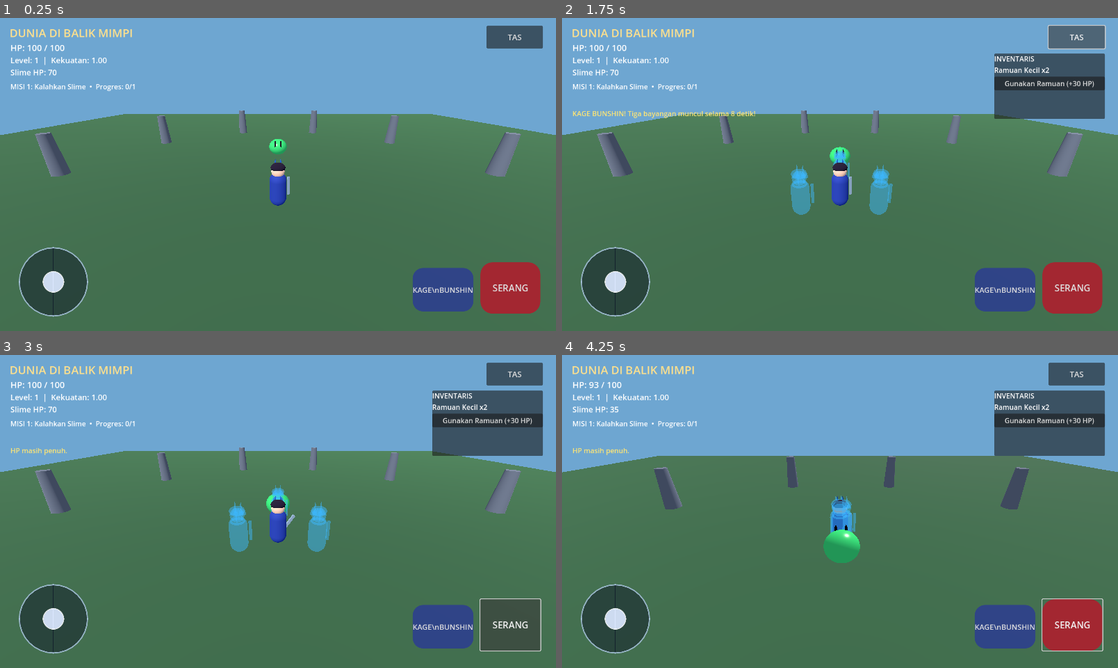
Above: before the commit, frames 1-4 (two rows, left to right).
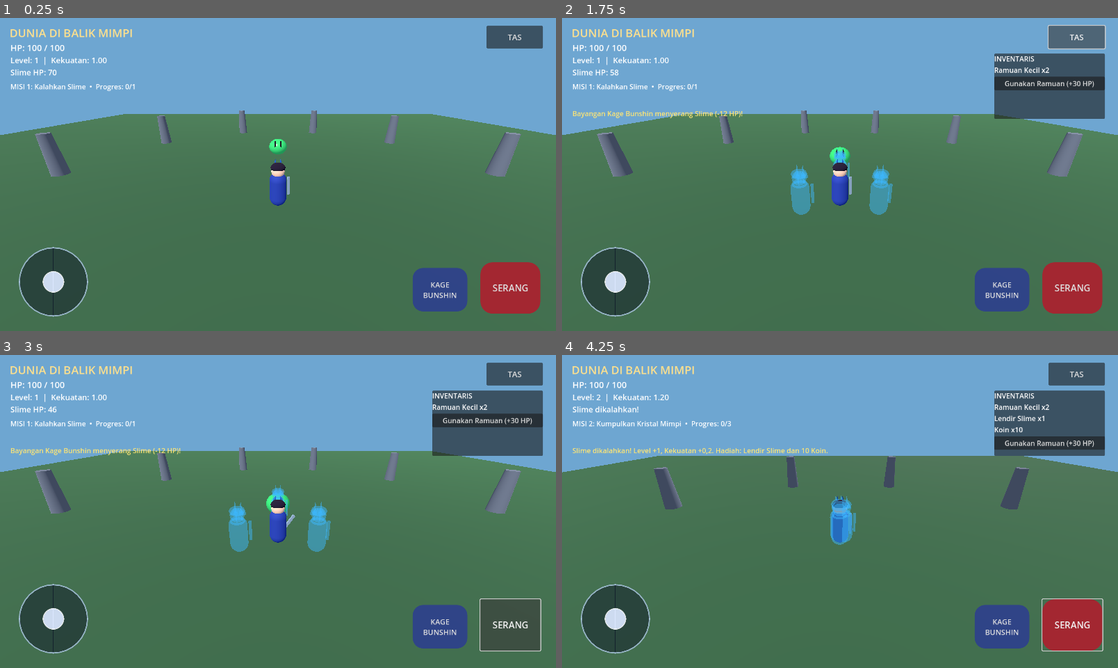
Above: after the commit, the same moments.

Repository: anjingsayang80-ui/Dunia-di-Balik-Mimpi
Game: Godot game, scene res://scenes/main.tscn
Two runs of this game, one before a commit and one after it. Both use one fixed random seed, a clock stepped at 60 frames per second and the inputs below.
Inputs (mouse positions are in pixels of both pictures, inside the frame that each line leads up to):
- Up to frame 1 (0.25 s): no input
- Up to frame 2 (1.75 s): click "KAGE\nBUNSHIN" (after the commit: "KAGE BUNSHIN") at 0.5 s; click "TAS" at 1.25 s
- Up to frame 3 (3 s): click "Gunakan Ramuan (+30 HP)" at 2 s; click "SERANG" at 2.75 s
- Up to frame 4 (4.25 s): tap Enter at 3.5 s; move the mouse to (962, 495) at 3.52 s; hold Right (ui_right) from 3.53 s (still down); click (962, 495) at 3.67 s

The runs differ from the first frame. In frame 1, 0.3% of the frame differs, in the area x 74-86%, y 79-94%; in frame 2, 0.7%; in frame 3, 0.6%; in frame 4, 3.4%, in the area x 1-98%, y 8-94%.

Commit message:
Make Kage Bunshin clones attack nearby enemies

Diff:
--- a/android-game/scripts/main.gd
+++ b/android-game/scripts/main.gd
@@ -14,6 +14,7 @@
 var attack_button: Button
 var clone_button: Button
 var shadow_clones: Array[Node3D] = []
+var clone_attack_timers: Array[float] = []
 var clone_time_left := 0.0
 var hp_text: Label
 var stats_text: Label
@@ -329,6 +330,7 @@
         shadow.position = hero.global_position + offsets[i]
         shadow.rotation = hero.rotation
         shadow_clones.append(shadow)
+        clone_attack_timers.append(0.0)
     game_state.last_notice = "KAGE BUNSHIN! Tiga bayangan muncul selama 8 detik!"
 
 func _make_shadow_material() -> StandardMaterial3D:
@@ -346,6 +348,7 @@
         if is_instance_valid(shadow):
             shadow.queue_free()
     shadow_clones.clear()
+    clone_attack_timers.clear()
 
 func _toggle_inventory() -> void:
     inventory_panel.visible = not inventory_panel.visible
@@ -422,6 +425,33 @@
     camera_node.rotation.y -= delta.x * 0.006
     camera_node.rotation.x = clampf(camera_node.rotation.x - delta.y * 0.004, deg_to_rad(-55.0), deg_to_rad(5.0))
 
+func _shadow_clone_attack(delta: float) -> void:
+    for i in range(shadow_clones.size()):
+        if i >= clone_attack_timers.size():
+            continue
+        clone_attack_timers[i] = maxf(0.0, clone_attack_timers[i] - delta)
+        if clone_attack_timers[i] > 0.0:
+            continue
+        var target: Node3D = null
+        var target_name := ""
+        if is_instance_valid(boss) and boss.hp > 0 and shadow_clones[i].global_position.distance_to(boss.global_position) < 4.8:
+            target = boss
+            target_name = "DreamBoss"
+        elif is_instance_valid(slime) and slime.hp > 0 and shadow_clones[i].global_position.distance_to(slime.global_position) < 4.0:
+            target = slime
+            target_name = "Slime"
+        if target != null:
+            var damage := maxi(1, int(round(12.0 * game_state.player_strength)))
+            target.take_damage(damage)
+            clone_attack_timers[i] = 0.8
+            game_state.last_notice = "Bayangan Kage Bunshin menyerang %s (-%d HP)!" % [target_name, damage]
+            if target.hp <= 0:
+                if target_name == "Slime":
+                    game_state.complete_slime_quest()
+                    hero.slime_reward_claimed = true
+                else:
+                    game_state.defeat_boss()
+
 func _process(delta: float) -> void:
     if clone_time_left > 0.0:
         clone_time_left -= delta
@@ -433,11 +463,12 @@
                     var target_pos: Vector3 = hero.global_position + offsets[i].rotated(Vector3.UP, hero.rotation.y)
                     shadow.global_position = shadow.global_position.lerp(target_pos, minf(1.0, delta * 7.0))
                     shadow.rotation.y = hero.rotation.y
+            _shadow_clone_attack(delta)
         if clone_time_left <= 0.0:
             _clear_shadow_clones()
     if is_instance_valid(clone_button):
         clone_button.disabled = false
-        clone_button.text = "KAGE\\nBUNSHIN"
+        clone_button.text = "KAGE\nBUNSHIN"
     if is_instance_valid(hero):
         hero.mobile_move = move_vector
         if hero.hp <= 0:
